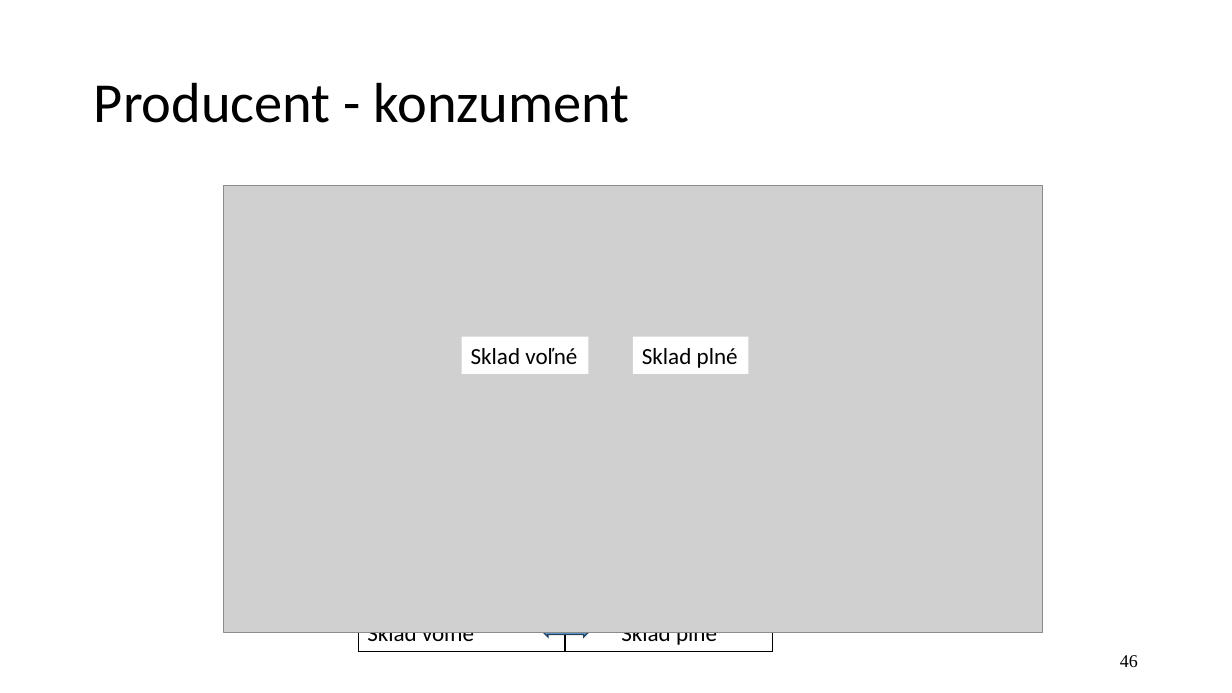
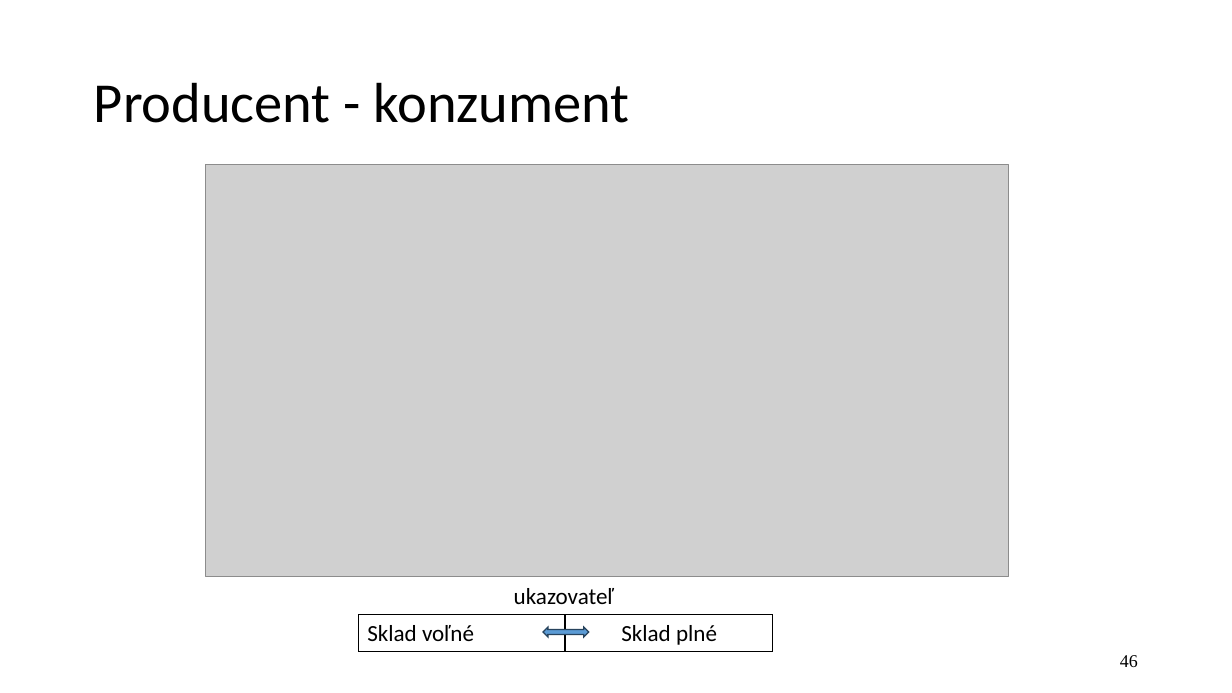
Before and after one commit to jb23lm87/OS-prednasky, a slide deck: slide 46 of OS 2 Úvod do paralélnych procesov a synchronizácie.pptx. Drawn at 1232x693 pixels with LibreOffice and Linux fonts; fonts in the diff are those of the drawing; grey boxes stand for pictures. Boxes give left, top, right and bottom in pixels: in the first picture for what was removed or moved away, otherwise in the second. Text is boxed around its words. In the diff, an @@ line names an element or a change of style, - is before the commit and + after.

```diff
--- a/OS 2 Úvod do paralélnych procesov a synchronizácie.pptx
+++ b/OS 2 Úvod do paralélnych procesov a synchronizácie.pptx
@@ picture: place and size @@
-picture at [224, 186, 1043, 633]
+picture at [206, 165, 1009, 577]
@@ rectangle removed at [462, 336, 589, 373] @@
-Sklad voľné
@@ rectangle removed at [633, 336, 749, 373] @@
-Sklad plné
@@ text added at [514, 588, 614, 604], 18 pt, text #000000 @@
+ukazovateľ
```
